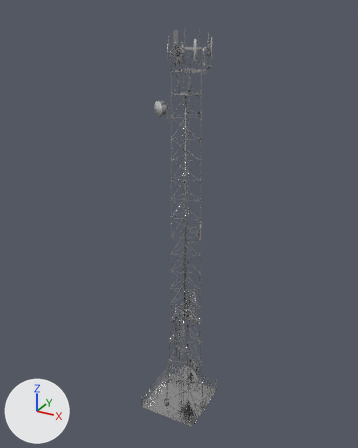
Before and after pictures for a commit that changed the glTF model public/models/products/AgroCobertura/Antena.glb.
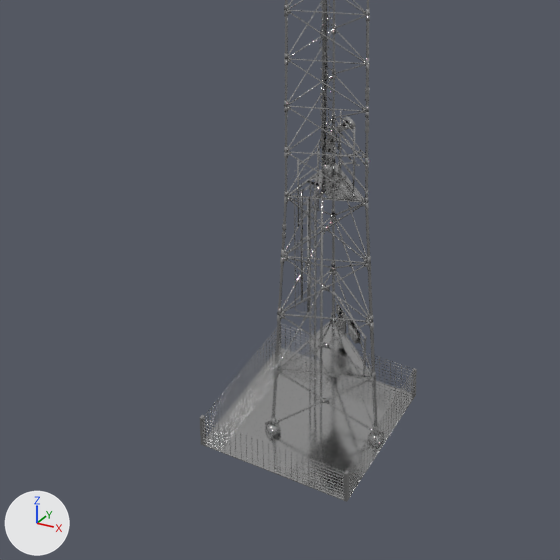
Each version is shown whole from a 50 mm camera at (15.8, -28.9, 30.8) aimed at (-0.3, 0.4, 16.1), then close up on the part from 20% to 75% of the width and 56% to 100% of the height. The axes (+X, +Y, +Z) are drawn at lower left. The lights are the same throughout. Where no turn or scale is listed for an object, it has been applied to the vertices.

In view in the first close-up: 'Antena - ok - Procedural', 'Antena Base - Ok - Procedural'.
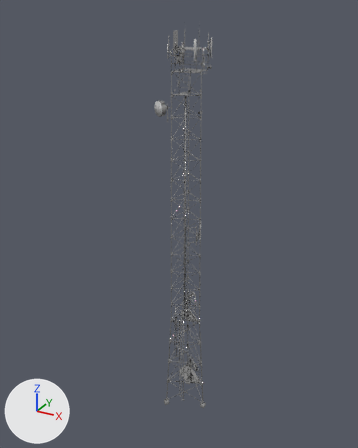
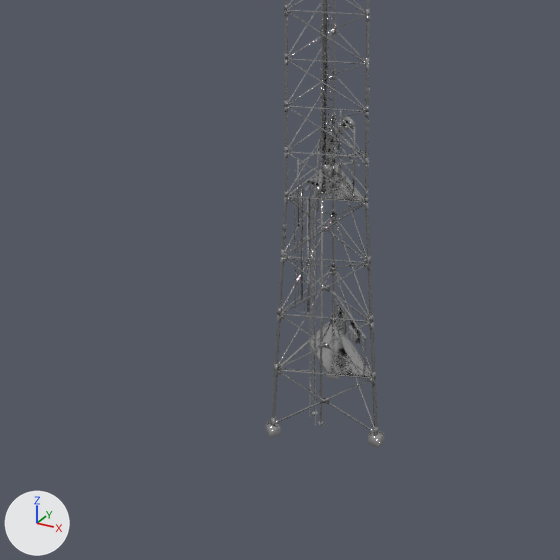
The newer file is also rescaled (x0.0798) as a whole; pictures and numbers use the older file's frame.

Changed parts and their boxes [x1, y1, x2, y2] in the close-ups (560 x 560 px):
'Antena Base - Ok - Procedural', deleted
    before: [200, 323, 417, 502]

What the commit changed:
Object 'Antena Base - Ok - Procedural' (ob_antena_base___ok___procedural) is deleted.
